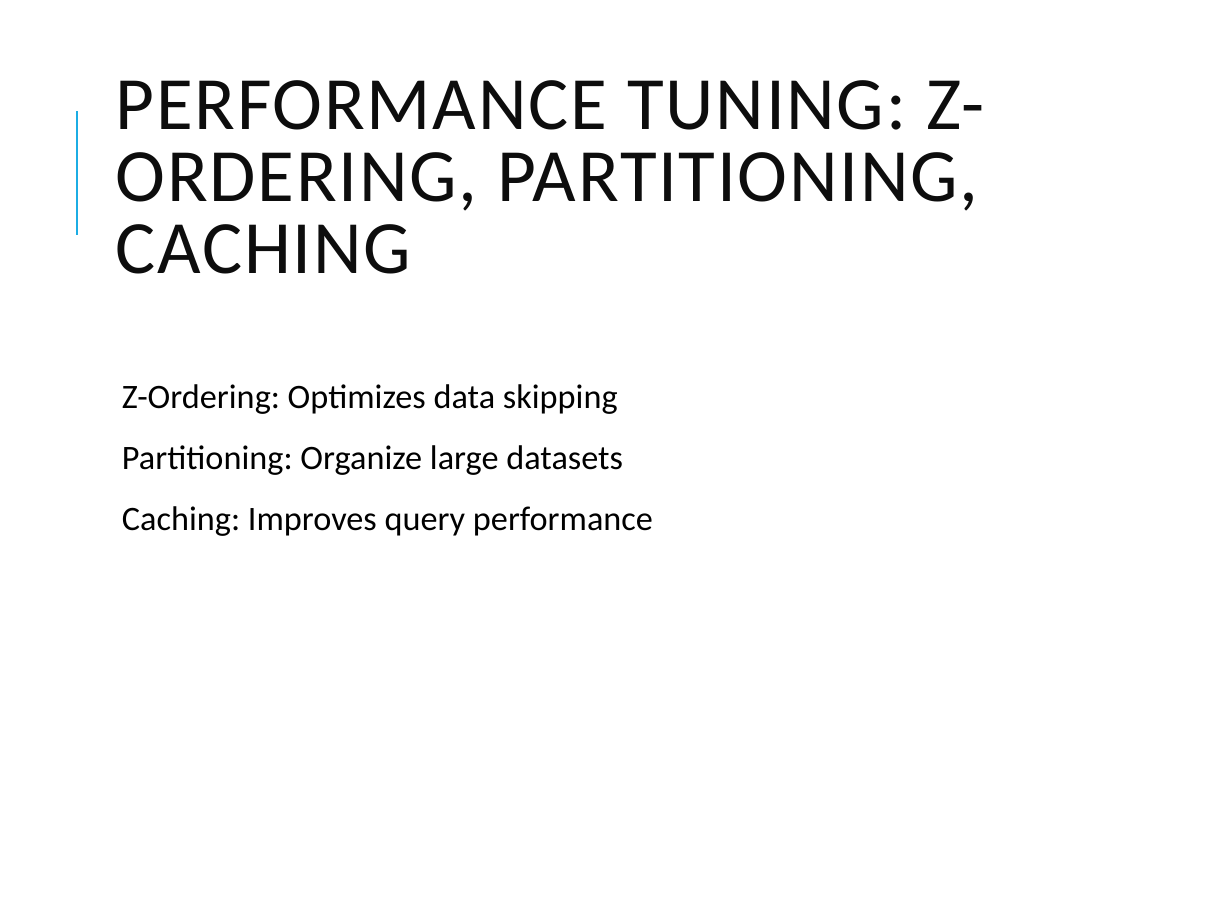
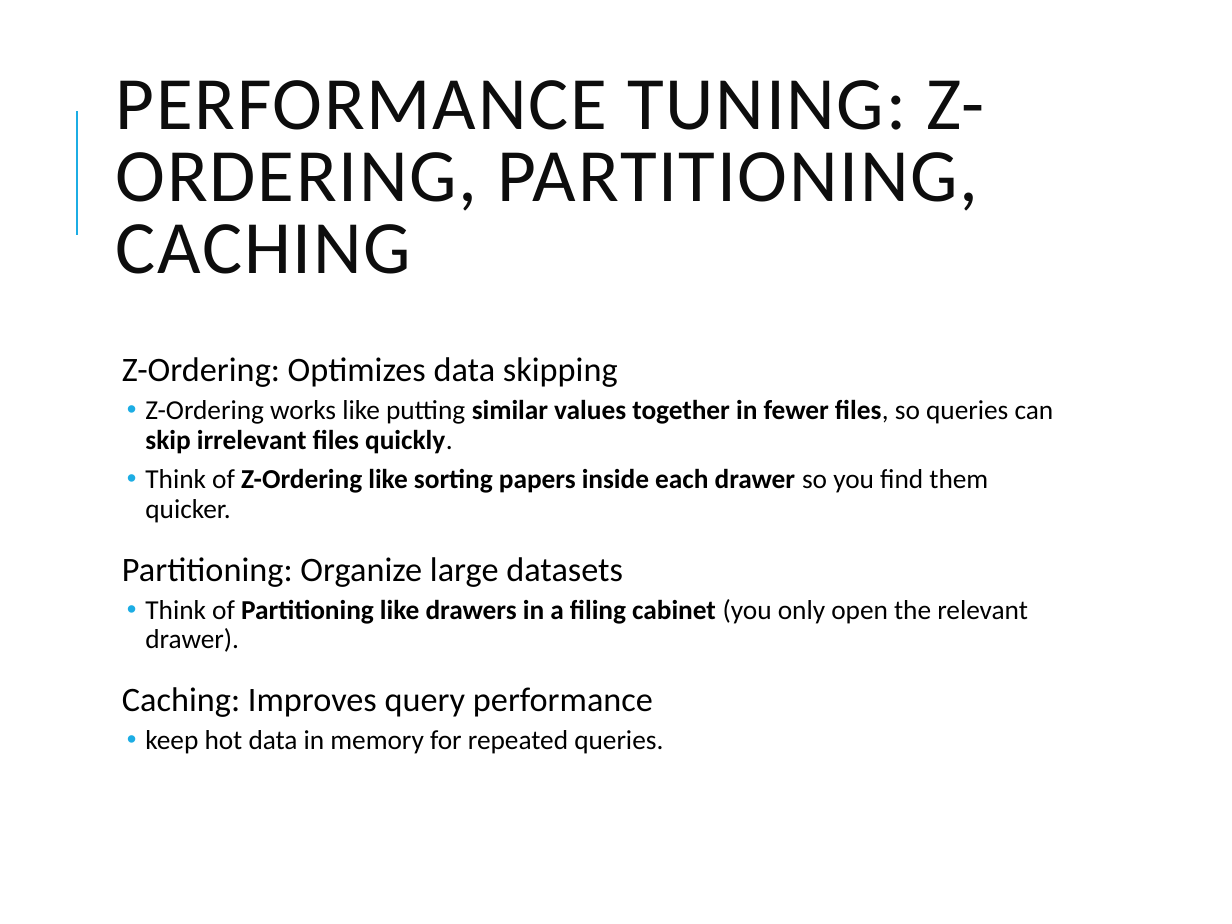
Before and after one commit to vikash-verma-profile/DE-Content-WithSnowflakes, a slide deck: slide 9 of Week-2/Day-1/Delta_Lake.pptx (slide 8 before the commit). Drawn at 1232x924 pixels with LibreOffice and Linux fonts; fonts in the diff are those of the drawing. Boxes give left, top, right and bottom in pixels: in the first picture for what was removed or moved away, otherwise in the second. Text is boxed around its words. In the diff, an @@ line names an element or a change of style, - is before the commit and + after.

```diff
--- a/Week-2/Day-1/Delta_Lake.pptx
+++ b/Week-2/Day-1/Delta_Lake.pptx
@@ text "Z-Ordering: Optimizes data skipping": place and size @@
-text "Z-Ordering: Optimizes data skipping" at (122,384,653,536)
+text "Z-Ordering: Optimizes data skipping" at (122,357,1054,754)
@@ text at (145,399,1054,523): paragraphs added @@
+  • Z-Ordering works like putting similar values together in fewer files, so queries can skip irrelevant files quickly.
+  • Think of Z-Ordering like sorting papers inside each drawer so you find them quicker.
@@ text at (145,599,1028,652): paragraph added @@
+  • Think of Partitioning like drawers in a filing cabinet (you only open the relevant drawer).
@@ text at (145,730,663,754): paragraph added @@
+  • keep hot data in memory for repeated queries.
```
Also in this commit, not shown: 6 other slides changed, 5 slides added, 7 other files.
